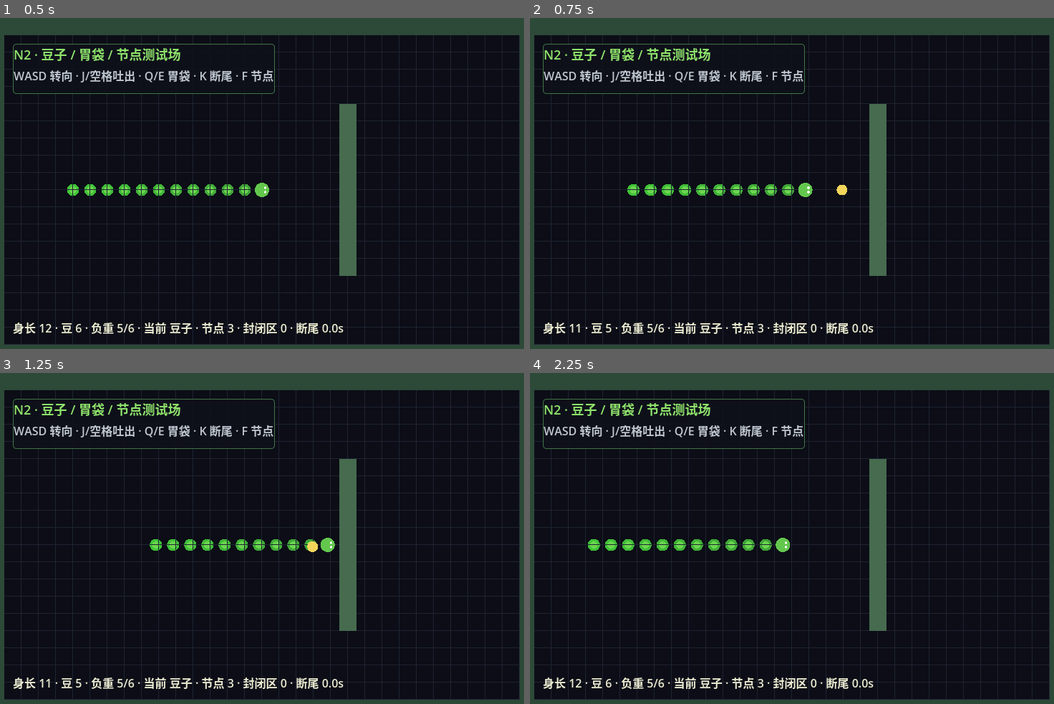
Above: before the commit, frames 1-4 (two rows, left to right).
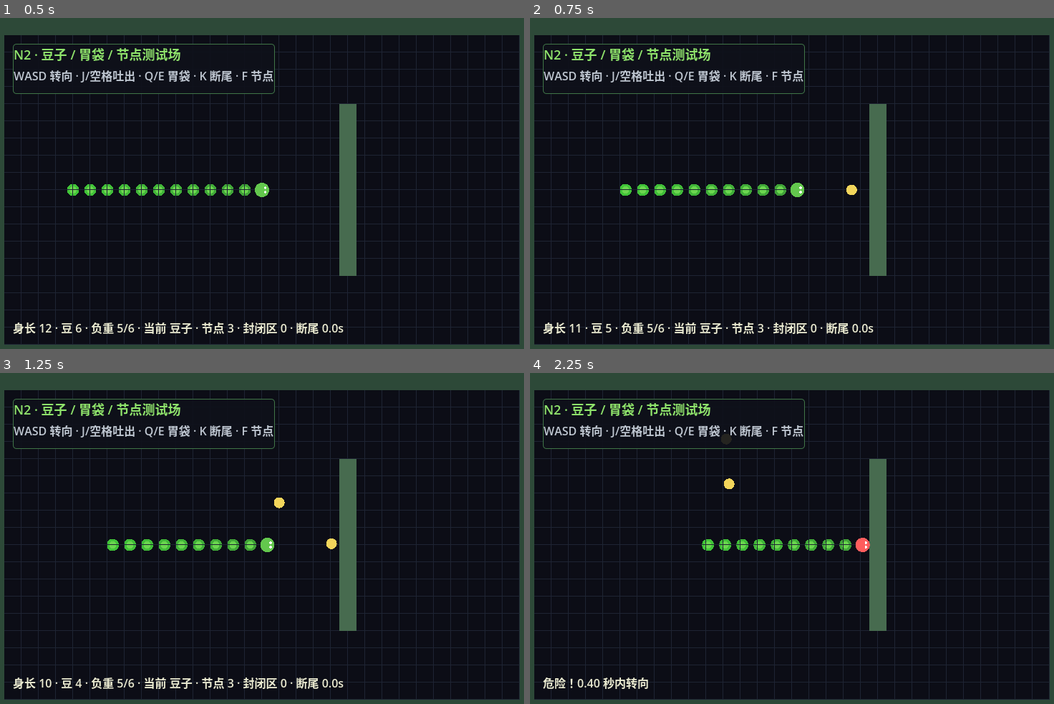
Above: after the commit, the same moments.

Repository: kiangws218/I-SNAKED-GODOT
Game: Godot game, scene res://game/main.tscn
The game is run twice, just before and just after one commit, with the same random seed, the same clock (stepped at 60 frames per second) and the same inputs.
Inputs (mouse positions are in pixels of both pictures, inside the frame that each line leads up to):
- Up to frame 1 (0.5 s): no input
- Up to frame 2 (0.75 s): tap Enter (interact) at 0.5 s; move the mouse to (912, 173) at 0.52 s; hold D (move_right) from 0.53 s (still down); hold J (spit) from 0.53 s (still down); click (912, 173) at 0.67 s
- Up to frame 3 (1.25 s): keep holding D (move_right); keep holding J (spit); tap Space at 0.77 s
- Up to frame 4 (2.25 s): release D (move_right) at 1.25 s; release J (spit) at 1.25 s; drag from (681, 561) to (765, 614) at 1.27 s; move the mouse to (844, 468) at 2.02 s; hold D (move_right) from 2.03 s (still down); hold Enter (interact) from 2.03 s (still down)

Frame 1 is identical in both runs. In frame 2, 1.0% of the frame differs, in the area x 17-63%, y 49-55%; in frame 3, 1.1%; in frame 4, 2.3%, in the area x 2-66%, y 31-96%.

Commit message:
tune bean spray and close-range ricochet

Diff:
--- a/game/player/snake_player.gd
+++ b/game/player/snake_player.gd
@@ -60,9 +60,18 @@
 		if Input.is_action_just_pressed("interact"):
 			get_tree().reload_current_scene()
 		return
+	var bean_selected_before_spit := inventory.selected_id() == StomachInventory.BEAN_ID
 	var did_spit := _handle_resource_input()
 	if did_spit:
-		spit_brake_left = SPIT_BRAKE_SECONDS
+		_spit_smoothing_active = true
+		if not bean_selected_before_spit:
+			spit_brake_left = SPIT_BRAKE_SECONDS
+	var bean_spray_held := (
+		Input.is_action_pressed("spit")
+		and inventory.selected_id() == StomachInventory.BEAN_ID
+		and inventory.bean_ammo(body_chain.segment_count, MIN_LENGTH) > 0
+	)
+	if bean_spray_held:
 		_spit_smoothing_active = true
 	_update_nodes()
 	var held_direction := _sample_direction_input()
@@ -73,7 +82,7 @@
 	var boosting := not held_direction.is_zero_approx() and held_direction.is_equal_approx(direction)
 	if spit_brake_left > 0.0:
 		spit_brake_left = maxf(0.0, spit_brake_left - delta)
-	var target_speed := 0.0 if spit_brake_left > 0.0 else base_speed * (boost_multiplier if boosting else 1.0)
+	var target_speed := 0.0 if bean_spray_held or spit_brake_left > 0.0 else base_speed * (boost_multiplier if boosting else 1.0)
 	if _spit_smoothing_active:
 		current_speed = lerpf(current_speed, target_speed, 1.0 - exp(-SPIT_SPEED_RESPONSE * delta))
 		if spit_brake_left <= 0.0 and absf(current_speed - target_speed) < 0.5:
--- a/game/projectiles/bean_projectile.gd
+++ b/game/projectiles/bean_projectile.gd
@@ -6,13 +6,16 @@
 signal actor_interacted(payload: Dictionary)
 
 const TILE_SIZE := 24.0
-const INITIAL_SPEED := 10.0 * TILE_SIZE
-const INITIAL_DRAG := 1.5 * TILE_SIZE
-const BOUNCED_DRAG := 7.0 * TILE_SIZE
+const INITIAL_SPEED := 13.0 * TILE_SIZE
+const INITIAL_DRAG := 0.8 * TILE_SIZE
+const BOUNCED_DRAG := 4.5 * TILE_SIZE
 const LAND_SPEED := 0.35 * TILE_SIZE
-const BOUNCE_RETAIN_MIN := 0.70
-const BOUNCE_RETAIN_MAX := 0.86
-const BOUNCE_ANGLE_RANGE := 0.22
+const BOUNCE_RETAIN_MIN := 0.58
+const BOUNCE_RETAIN_MAX := 0.94
+const BOUNCE_ANGLE_FAR := 0.30
+const BOUNCE_ANGLE_CLOSE := 1.20
+const BOUNCE_MIN_CLOSE_ANGLE := 0.55
+const CLOSE_BOUNCE_DISTANCE := 6.0 * TILE_SIZE
 const LIFETIME := 6.0
 const PICKUP_RADIUS := 0.6 * TILE_SIZE
 
@@ -25,6 +28,7 @@
 var source: SnakePlayer
 var actor_released := false
 var actor_interaction_emitted := false
+var flight_distance := 0.0
 
 
 func launch(data: Dictionary, origin: Vector2, direction: Vector2, owner_player: SnakePlayer) -> void:
@@ -38,6 +42,7 @@
 	age = 0.0
 	has_bounced = false
 	is_landed = false
+	flight_distance = 0.0
 	queue_redraw()
 
 
@@ -46,7 +51,9 @@
 	if age >= LIFETIME and not is_landed:
 		land()
 	if not is_landed:
+		var previous_position := global_position
 		var collision := move_and_collide(flight_direction * speed * delta)
+		flight_distance += previous_position.distance_to(global_position)
 		if collision:
 			_on_collision(collision.get_normal())
 		elif age >= 0.22 and is_instance_valid(source):
@@ -73,7 +80,16 @@
 	if payload.id == &"healing_potion":
 		queue_free()
 		return
-	flight_direction = flight_direction.bounce(normal).rotated(randf_range(-BOUNCE_ANGLE_RANGE, BOUNCE_ANGLE_RANGE)).normalized()
+	var angle_range := BOUNCE_ANGLE_FAR
+	var minimum_angle := 0.0
+	if not has_bounced:
+		var closeness := 1.0 - clampf(flight_distance / CLOSE_BOUNCE_DISTANCE, 0.0, 1.0)
+		angle_range = lerpf(BOUNCE_ANGLE_FAR, BOUNCE_ANGLE_CLOSE, closeness)
+		minimum_angle = BOUNCE_MIN_CLOSE_ANGLE * closeness
+	var angle := randf_range(minimum_angle, angle_range)
+	if randf() < 0.5:
+		angle = -angle
+	flight_direction = flight_direction.bounce(normal).rotated(angle).normalized()
 	speed *= randf_range(BOUNCE_RETAIN_MIN, BOUNCE_RETAIN_MAX)
 	has_bounced = true
 
--- a/tests/run_tests.gd
+++ b/tests/run_tests.gd
@@ -298,14 +298,16 @@
 	check(player.body_chain.segment_count == 7, "射速冷却阻止同帧连发")
 	for index in range(13):
 		player._physics_process(1.0 / 60.0)
-	check(player.body_chain.segment_count == 7 and player.current_speed > first_spit_speed, "吐豆 CD 内按住 J 仍平滑恢复移动")
+	check(player.body_chain.segment_count == 7 and player.current_speed < first_spit_speed * 0.1, "长按 J 连射时平滑减速至完全静止")
 	var repeat_wait := 14.0 / 60.0
 	while player.body_chain.segment_count == 7 and repeat_wait < 0.45:
 		player._physics_process(1.0 / 60.0)
 		repeat_wait += 1.0 / 60.0
 	check(player.body_chain.segment_count == 6 and repeat_wait <= 0.44, "连续吐豆间隔缩短到约 0.42 秒")
 	Input.action_release("spit")
-	player._physics_process(1.0 / 60.0)
+	for index in range(12):
+		player._physics_process(1.0 / 60.0)
+	check(player.current_speed > player.base_speed * 0.95, "松开 J 后平滑恢复正常速度")
 
 	player.add_special_item(&"iron_sword")
 	player.add_special_item(&"iron_sword")
@@ -361,10 +363,14 @@
 	var projectile: BeanProjectile = load("res://game/projectiles/bean_projectile.tscn").instantiate()
 	arena.add_child(projectile)
 	projectile.launch({"id": &"bean", "damage": 4, "length": 1, "weight": 0}, Vector2(200, 200), Vector2.RIGHT, player)
+	check(is_equal_approx(projectile.speed, 13.0 * BeanProjectile.TILE_SIZE), "豆子初速提高到 13 格每秒")
+	check(is_equal_approx(BeanProjectile.INITIAL_DRAG / BeanProjectile.TILE_SIZE, 0.8), "豆子飞行阻力降低到 0.8")
+	check(is_equal_approx(BeanProjectile.BOUNCED_DRAG / BeanProjectile.TILE_SIZE, 4.5), "豆子反弹后阻力降低到 4.5")
 	projectile._on_collision(Vector2.LEFT)
 	var first_retain := projectile.speed / BeanProjectile.INITIAL_SPEED
 	check(projectile.has_bounced and first_retain >= BeanProjectile.BOUNCE_RETAIN_MIN and first_retain <= BeanProjectile.BOUNCE_RETAIN_MAX, "豆首次碰撞使用随机保速区间")
-	check(absf(projectile.flight_direction.angle_to(Vector2.LEFT)) <= BeanProjectile.BOUNCE_ANGLE_RANGE + 0.001, "豆反弹方向在可控随机角内")
+	var close_angle := absf(projectile.flight_direction.angle_to(Vector2.LEFT))
+	check(close_angle >= BeanProjectile.BOUNCE_MIN_CLOSE_ANGLE and close_angle <= BeanProjectile.BOUNCE_ANGLE_CLOSE + 0.001, "极近首次碰撞强制扩大偏转")
 	var first_bounce_speed := projectile.speed
 	projectile._on_collision(Vector2.RIGHT)
 	var second_retain := projectile.speed / first_bounce_speed
@@ -373,9 +379,17 @@
 	for index in range(10):
 		projectile.flight_direction = Vector2.RIGHT
 		projectile.speed = BeanProjectile.INITIAL_SPEED
+		projectile.has_bounced = false
+		projectile.flight_distance = 0.0
 		projectile._on_collision(Vector2.LEFT)
 		bounce_samples["%.3f/%.3f" % [projectile.speed, projectile.flight_direction.y]] = true
 	check(bounce_samples.size() > 1, "连续豆子的随机力度与方向不会全部重合")
+	projectile.flight_direction = Vector2.RIGHT
+	projectile.speed = BeanProjectile.INITIAL_SPEED
+	projectile.has_bounced = false
+	projectile.flight_distance = BeanProjectile.CLOSE_BOUNCE_DISTANCE
+	projectile._on_collision(Vector2.LEFT)
+	check(absf(projectile.flight_direction.angle_to(Vector2.LEFT)) <= BeanProjectile.BOUNCE_ANGLE_FAR + 0.001, "远距离首次碰撞只使用基础随机偏转")
 	projectile.speed = BeanProjectile.LAND_SPEED - 0.01
 	projectile._physics_process(0.01)
 	check(projectile.is_landed, "豆低于 0.35 格每秒落地")
@@ -388,6 +402,8 @@
 		if wall_projectile.has_bounced:
 			break
 	check(wall_projectile.has_bounced and wall_projectile.flight_direction.x < 0.0, "真实 World 碰撞使豆反射")
+	var wall_closeness := 1.0 - clampf(wall_projectile.flight_distance / BeanProjectile.CLOSE_BOUNCE_DISTANCE, 0.0, 1.0)
+	check(absf(wall_projectile.flight_direction.angle_to(Vector2.LEFT)) >= BeanProjectile.BOUNCE_MIN_CLOSE_ANGLE * wall_closeness, "真实近墙碰撞按飞行距离提高最小偏转")
 	var projectile_shape: CircleShape2D = wall_projectile.get_node("CollisionShape2D").shape
 	check(projectile_shape.radius >= 7.0, "豆子尺寸只比单节蛇身略小")
 	var potion: BeanProjectile = load("res://game/projectiles/bean_projectile.tscn").instantiate()
Not shown, changed: GDD.md
Not shown, changed: N2_REVIEW.md
